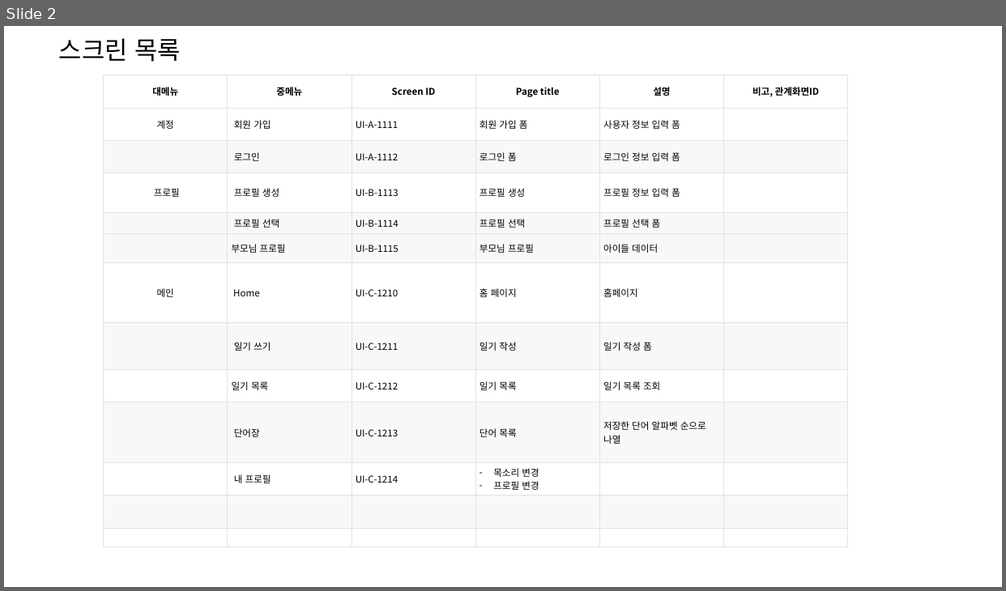
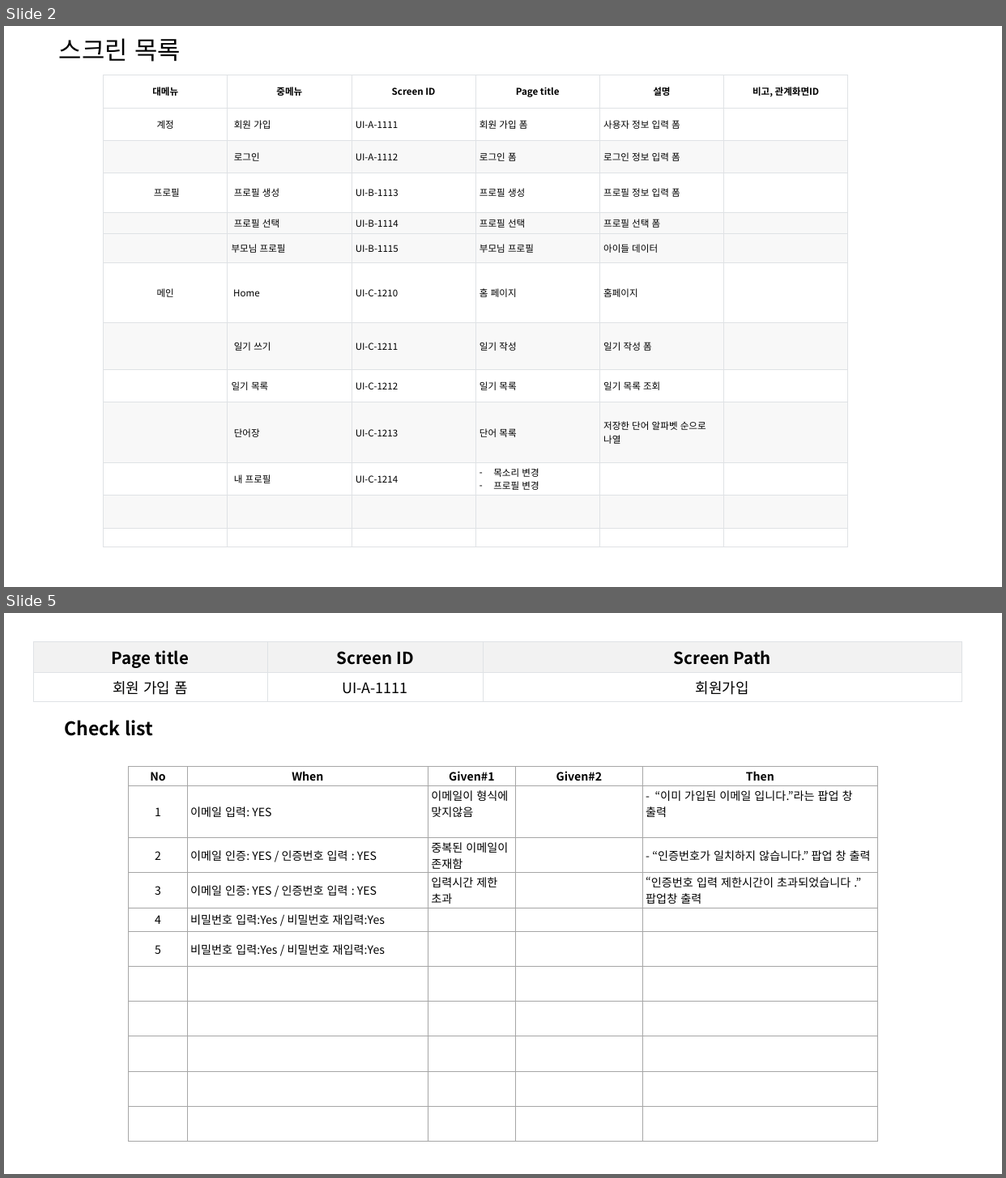
Before and after one commit to jes5918/dinory, a slide deck: 산출물/화면 정의서.pptx. Shown one above the other, each under a label of ours: slide 2 before the commit, slides 2 and 5 after it; the slides between them are not shown. The pictures are 1006x591 and 1006x1178 pixels, drawn with LibreOffice and Linux fonts; fonts in the diff are those of the drawing. Boxes give left, top, right and bottom in pixels: in the first picture for what was removed or moved away, otherwise in the second. Text is boxed around its words. In the diff, an @@ line names an element or a change of style, - is before the commit and + after.

```diff
--- a/산출물/화면 정의서.pptx
+++ b/산출물/화면 정의서.pptx
@@ slide 5 added at box(4, 613, 1002, 1174), background #FFFFFF @@
@@ table added at box(33, 641, 961, 698), 2 rows, 3 columns @@
+Page title | Screen ID | Screen Path
+회원 가입 폼 | UI-A-1111 | 회원가입
@@ text added at box(65, 720, 153, 736), 18 pt, text #000000, bold @@
+Check list
@@ table added at box(128, 766, 879, 1130), 11 rows, 5 columns @@
+No | When | Given#1 | Given#2 | Then
+1 | 이메일 입력: YES | 이메일이 형식에 맞지않음 |  | - “이미 가입된 이메일 입니다.”라는 팝업 창 출력
+2 | 이메일 인증: YES / 인증번호 입력 : YES | 중복된 이메일이 존재함 |  | - “인증번호가 일치하지 않습니다.” 팝업 창 출력
+3 | 이메일 인증: YES / 인증번호 입력 : YES | 입력시간 제한 초과 |  | “인증번호 입력 제한시간이 초과되었습니다 .” 팝업창 출력
+4 | 비밀번호 입력:Yes / 비밀번호 재입력:Yes |  |  | 
+5 | 비밀번호 입력:Yes / 비밀번호 재입력:Yes |  |  | 
+ |  |  |  | 
+ |  |  |  | 
+ |  |  |  | 
+ |  |  |  | 
+ |  |  |  | 
```
Also in this commit, not shown: 5 slides changed, 10 other slides added, 5 other files.
